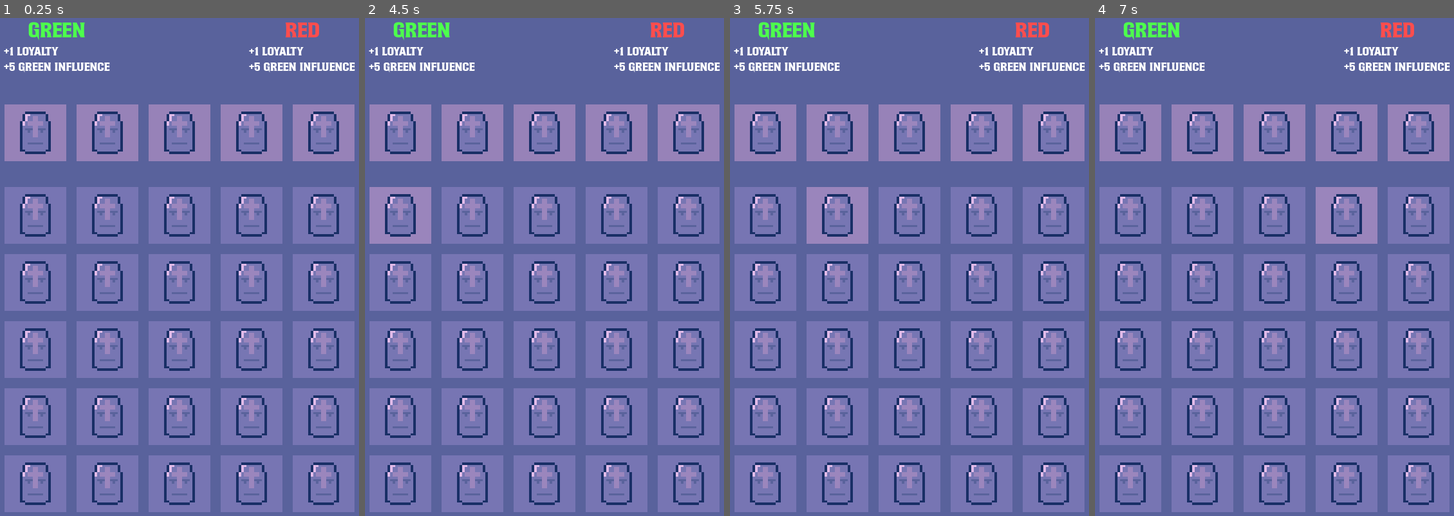
Above: before the commit, frames 1-4 (left to right).
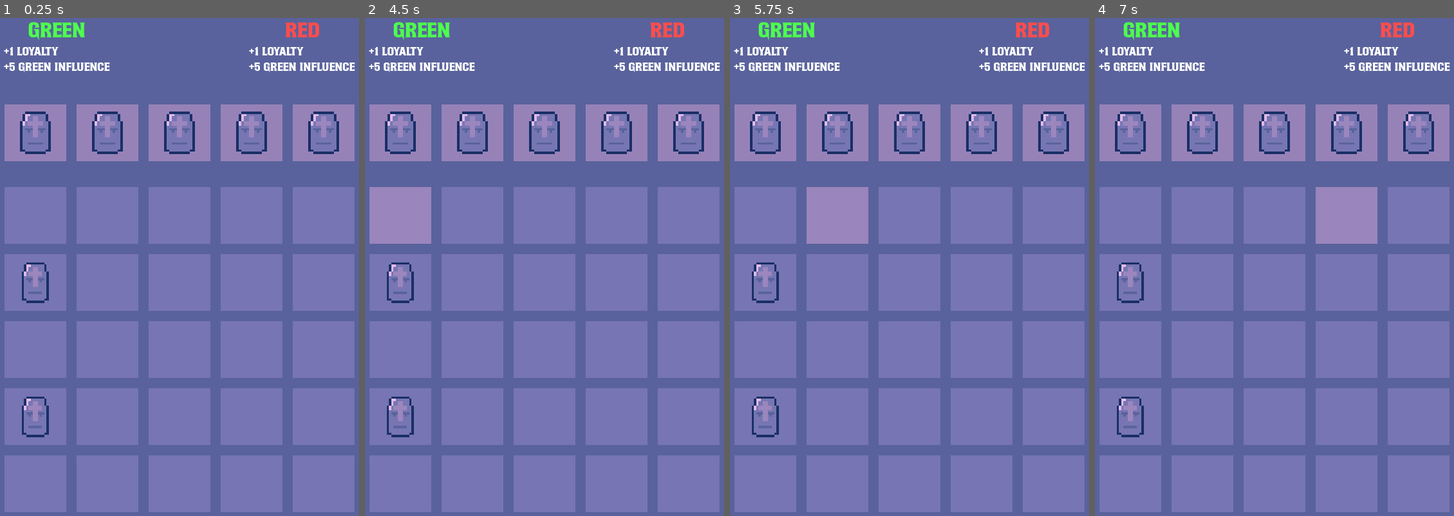
Above: after the commit, the same moments.

Repository: frostblooded/influencer
Game: Godot game, scene res://scenes/game.tscn
Two runs of this game, one before a commit and one after it. Both use one fixed random seed, a clock stepped at 60 frames per second and the inputs below.
Inputs (mouse positions are in pixels of both pictures, inside the frame that each line leads up to):
- Up to frame 1 (0.25 s): no input
- Up to frame 2 (4.5 s): tap Enter at 0.5, 2, 3.5 s; move the mouse to (400, 132) at 0.52 s; tap Space at 1.25, 2.75, 4.25 s; move the mouse to (472, 132) at 1.27 s; move the mouse to (544, 132) at 2.02 s; move the mouse to (616, 132) at 2.77 s; move the mouse to (688, 132) at 3.52 s; move the mouse to (400, 217) at 4.27 s
- Up to frame 3 (5.75 s): move the mouse to (837, 217) at 5.02 s
- Up to frame 4 (7 s): move the mouse to (1274, 217) at 5.77 s; move the mouse to (1346, 217) at 6.52 s

The runs differ from the first frame. In frame 1, 7.8% of the frame differs, in the area x 5-95%, y 35-98%; in frame 2, 8.1%; in frame 3, 8.1%; in frame 4, 8.1%.

Commit message:
Add spawners to spawn units on the grid

Diff:
--- a/scenes/game.tscn
+++ b/scenes/game.tscn
@@ -1,8 +1,10 @@
-[gd_scene load_steps=6 format=3 uid="uid://cvvvodfer4c1a"]
+[gd_scene load_steps=10 format=3 uid="uid://cvvvodfer4c1a"]
 
 [ext_resource type="PackedScene" uid="uid://vjq83572qbuv" path="res://scenes/grid_cell.tscn" id="1_jw3tg"]
 [ext_resource type="Script" path="res://scripts/grid.gd" id="2_g36i2"]
 [ext_resource type="PackedScene" uid="uid://30mydrptkp5p" path="res://scenes/element_cell.tscn" id="3_au48s"]
+[ext_resource type="Script" path="res://scripts/spawner.gd" id="4_xwmaw"]
+[ext_resource type="PackedScene" uid="uid://bosldgi81a7pv" path="res://scenes/unit.tscn" id="5_05h2y"]
 
 [sub_resource type="Gradient" id="Gradient_nvnxt"]
 offsets = PackedFloat32Array(1)
@@ -10,6 +12,18 @@
 
 [sub_resource type="GradientTexture1D" id="GradientTexture1D_0k804"]
 gradient = SubResource("Gradient_nvnxt")
+
+[sub_resource type="Resource" id="Resource_b7lf8"]
+script = ExtResource("4_xwmaw")
+x = 0
+y = 1
+unit_scene = ExtResource("5_05h2y")
+
+[sub_resource type="Resource" id="Resource_wu7mj"]
+script = ExtResource("4_xwmaw")
+x = 0
+y = 3
+unit_scene = ExtResource("5_05h2y")
 
 [node name="Game" type="Node2D"]
 
@@ -95,3 +109,4 @@
 script = ExtResource("2_g36i2")
 cell_scene = ExtResource("1_jw3tg")
 cell_y_diff = 104
+spawners = Array[ExtResource("4_xwmaw")]([SubResource("Resource_b7lf8"), SubResource("Resource_wu7mj")])
--- a/scenes/grid_cell.tscn
+++ b/scenes/grid_cell.tscn
@@ -1,7 +1,6 @@
-[gd_scene load_steps=8 format=3 uid="uid://vjq83572qbuv"]
+[gd_scene load_steps=7 format=3 uid="uid://vjq83572qbuv"]
 
 [ext_resource type="Script" path="res://scripts/cell.gd" id="1_suw5m"]
-[ext_resource type="Texture2D" uid="uid://dgdlmbqptppwa" path="res://assets/soldier.png" id="2_muem0"]
 
 [sub_resource type="Gradient" id="Gradient_rvejq"]
 offsets = PackedFloat32Array(0)
@@ -20,11 +19,12 @@
 [sub_resource type="RectangleShape2D" id="RectangleShape2D_v7xei"]
 size = Vector2(96, 88)
 
-[node name="GridCell" type="Node2D" node_paths=PackedStringArray("area_2d", "default_sprite_2d", "hovered_sprite_2d")]
+[node name="GridCell" type="Node2D" node_paths=PackedStringArray("area_2d", "default_sprite_2d", "hovered_sprite_2d", "_container")]
 script = ExtResource("1_suw5m")
 area_2d = NodePath("Area2D")
 default_sprite_2d = NodePath("Sprite2D")
 hovered_sprite_2d = NodePath("HoveredSprite2D")
+_container = NodePath("Container")
 
 [node name="Sprite2D" type="Sprite2D" parent="."]
 position = Vector2(-1.13687e-13, 0)
@@ -40,7 +40,4 @@
 [node name="CollisionShape2D" type="CollisionShape2D" parent="Area2D"]
 shape = SubResource("RectangleShape2D_v7xei")
 
-[node name="Soldier" type="Sprite2D" parent="."]
-position = Vector2(-1.90735e-06, 0)
-scale = Vector2(4, 3.66667)
-texture = ExtResource("2_muem0")
+[node name="Container" type="Node2D" parent="."]
--- /dev/null
+++ b/scenes/unit.tscn
@@ -0,0 +1,10 @@
+[gd_scene load_steps=2 format=3 uid="uid://bosldgi81a7pv"]
+
+[ext_resource type="Texture2D" uid="uid://dgdlmbqptppwa" path="res://assets/soldier.png" id="1_b1kv1"]
+
+[node name="Unit" type="Node2D"]
+
+[node name="Sprite2D" type="Sprite2D" parent="."]
+position = Vector2(1.90735e-06, 1.90735e-06)
+scale = Vector2(3.5, 3.5)
+texture = ExtResource("1_b1kv1")
--- a/scripts/cell.gd
+++ b/scripts/cell.gd
@@ -4,10 +4,13 @@
 @export var area_2d: Area2D
 @export var default_sprite_2d: Sprite2D
 @export var hovered_sprite_2d: Sprite2D
-@export var top_cell: Cell
-@export var right_cell: Cell
-@export var bottom_cell: Cell
-@export var left_cell: Cell
+
+@export var _container: Node2D
+
+var top_cell: Cell
+var right_cell: Cell
+var bottom_cell: Cell
+var left_cell: Cell
 
 func _ready() -> void:
 	Helpers.safe_connect(area_2d.mouse_entered, on_mouse_entered)
@@ -23,3 +26,7 @@
 func on_mouse_exited() -> void:
 	default_sprite_2d.show()
 	hovered_sprite_2d.hide()
+
+func add_to_container(node: Node) -> void:
+	assert(_container.get_child_count() == 0)
+	_container.add_child(node)
--- a/scripts/grid.gd
+++ b/scripts/grid.gd
@@ -5,6 +5,7 @@
 @export var cell_scene: PackedScene
 @export var cell_x_diff: int = 112
 @export var cell_y_diff: int = 112
+@export var spawners: Array[Spawner]
 
 var _cells_cache: Array[Array] = []
 
@@ -37,3 +38,10 @@
 
 			cell_instance.position = Vector2(col_idx * cell_x_diff, row_idx * cell_y_diff)
 			add_child(cell_instance)
+
+	for spawner: Spawner in spawners:
+		var cell: Cell = _cells_cache[spawner.y][spawner.x]
+		assert(cell)
+
+		var unit: Node = spawner.unit_scene.instantiate()
+		cell.add_to_container(unit)
--- /dev/null
+++ b/scripts/spawner.gd
@@ -0,0 +1,6 @@
+class_name Spawner
+extends Resource
+
+@export var x: int = 0
+@export var y: int = 0
+@export var unit_scene: PackedScene
